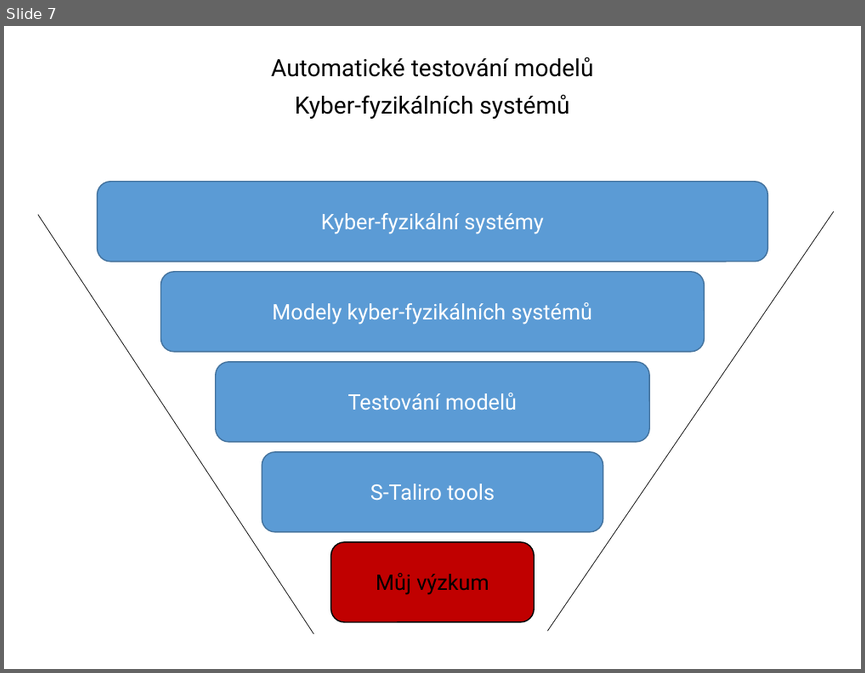
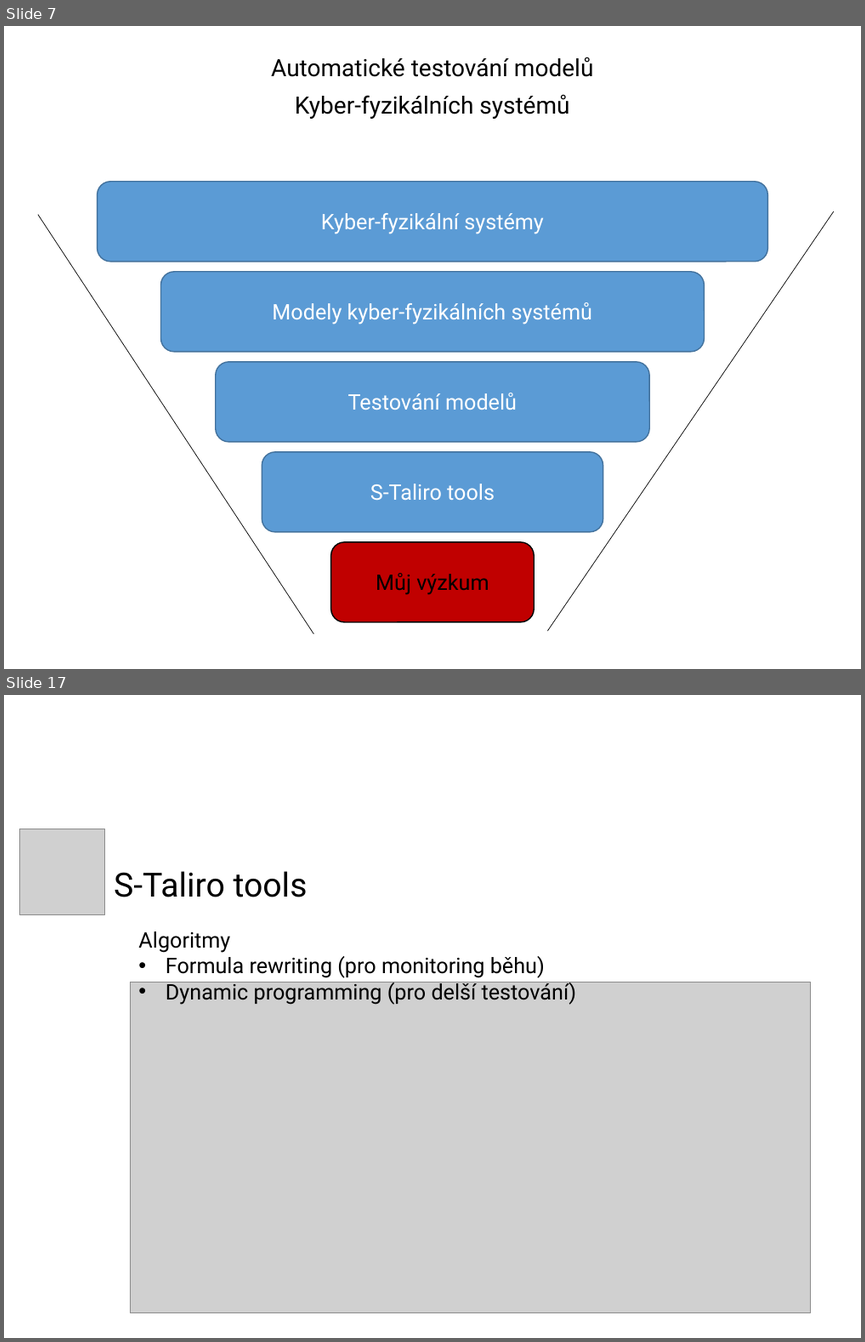
Before and after one commit to apelttom/20-semester_PhD_thesis, a slide deck: thesis/state_of_the_art_presentation/2018.01.17_SotA_presCZ.pptx. Shown one above the other, each under a label of ours: slide 7 before the commit, slides 7 and 17 after it; the slides between them are not shown. The pictures are 865x673 and 865x1342 pixels, drawn with LibreOffice and Linux fonts; fonts in the diff are those of the drawing; grey boxes stand for pictures; background and template pictures are left out. Boxes give left, top, right and bottom in pixels: in the first picture for what was removed or moved away, otherwise in the second. Text is boxed around its words. In the diff, an @@ line names an element or a change of style, - is before the commit and + after.

```diff
--- a/thesis/state_of_the_art_presentation/2018.01.17_SotA_presCZ.pptx
+++ b/thesis/state_of_the_art_presentation/2018.01.17_SotA_presCZ.pptx
@@ slide 17 added at [4, 695, 861, 1338], background #FFFFFF @@
@@ picture added at [19, 828, 105, 914] @@
@@ title added at [114, 871, 307, 897], 28 pt, text #000000 @@
+S-Taliro tools
@@ text added at [138, 931, 576, 1004], 18 pt, text #000000 @@
+Algoritmy
+• Formula rewriting (pro monitoring běhu)
+• Dynamic programming (pro delší testování)
@@ picture added at [130, 982, 811, 1313] @@
```
Also in this commit, not shown: 10 slides changed, 1 other slide added, 2 slides removed, 1 other file.
